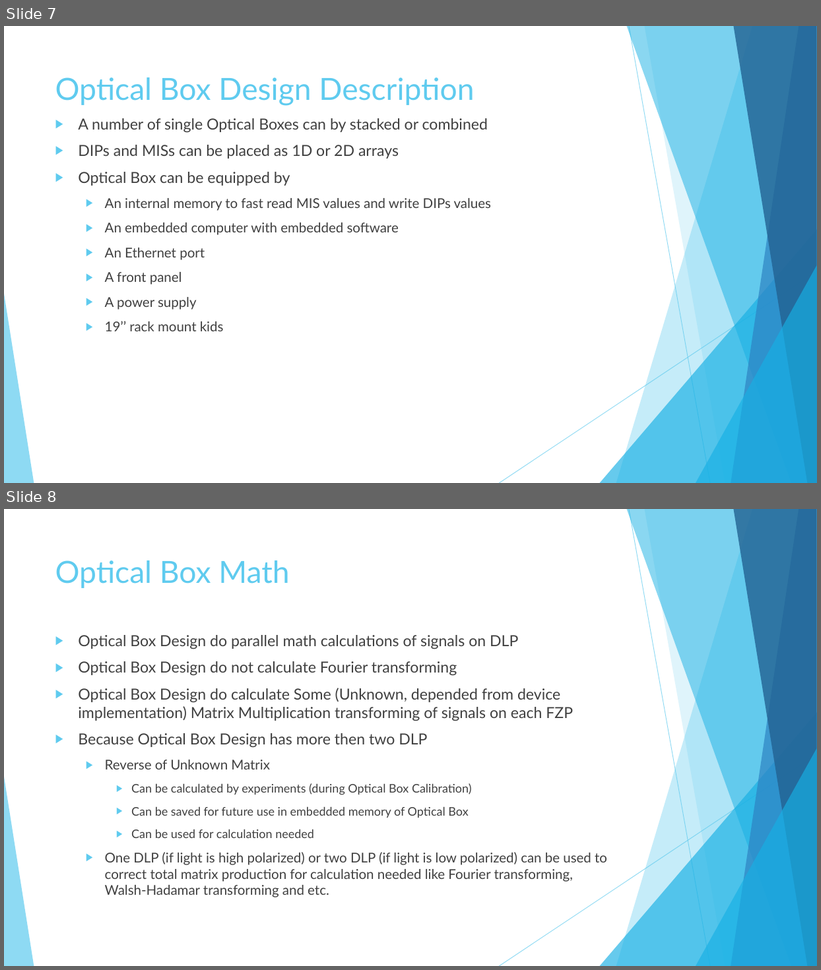
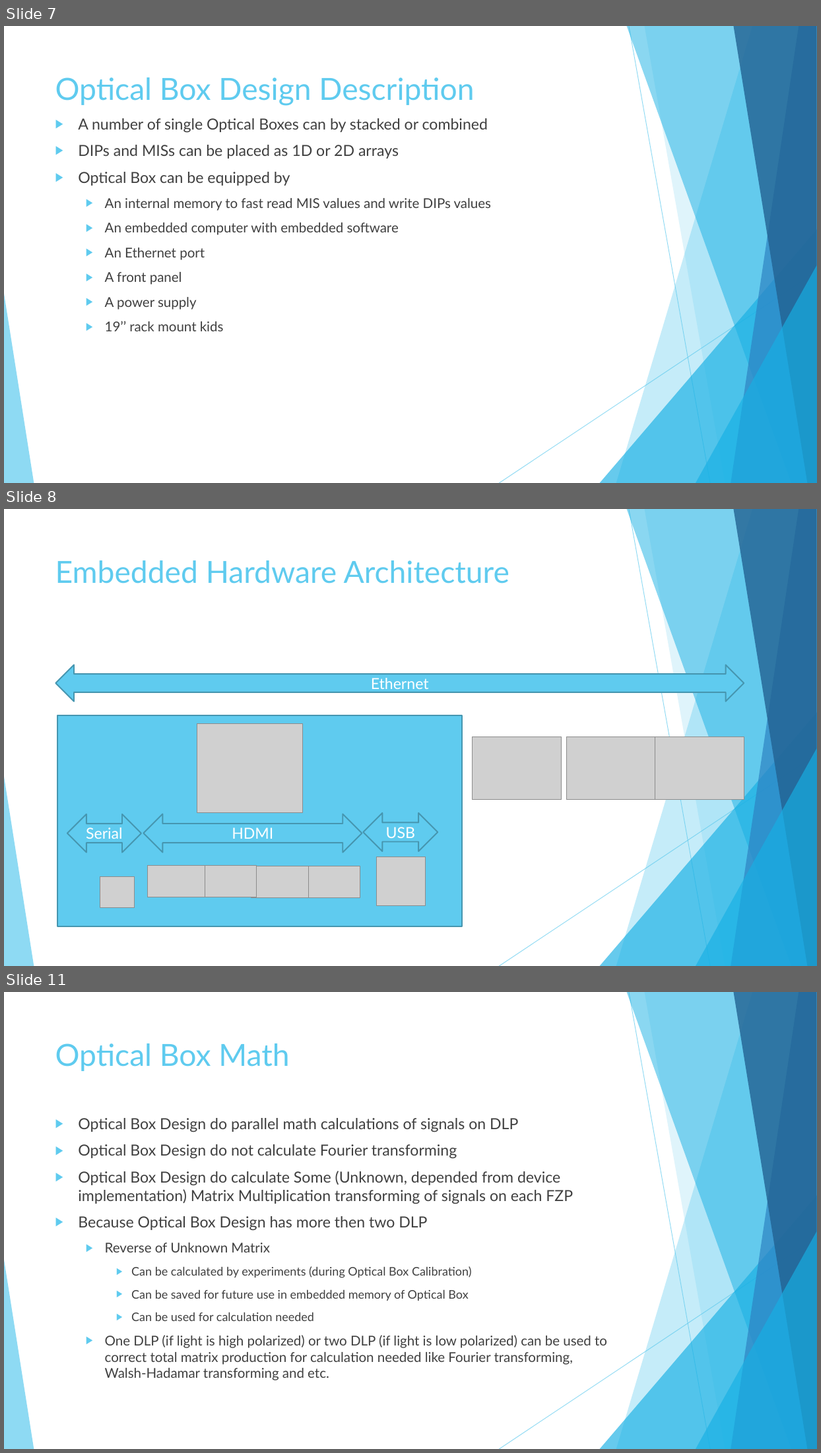
Before and after one commit to dprotopopov/lensProject, a slide deck: Presentations/Optical Box Math.pptx. Shown one above the other, each under a label of ours: slides 7 and 8 before the commit, slides 7, 8 and 11 after it; the slides between them are not shown. The pictures are 821x970 and 821x1453 pixels, drawn with LibreOffice and Linux fonts; fonts in the diff are those of the drawing; grey boxes stand for pictures. Boxes give left, top, right and bottom in pixels: in the first picture for what was removed or moved away, otherwise in the second. Text is boxed around its words. In the diff, an @@ line names an element or a change of style, - is before the commit and + after.

```diff
--- a/Presentations/Optical Box Math.pptx
+++ b/Presentations/Optical Box Math.pptx
@@ slide 8 added at (x1=4, y1=509, x2=817, y2=966), background #FFFFFF; not listed: 10 template elements that a slide beside it also shows @@
@@ title added at (x1=55, y1=560, x2=510, y2=584), 36 pt, text #5FCBEF @@
+Embedded Hardware Architecture
@@ left right arrow added at (x1=56, y1=665, x2=745, y2=702), fill #5FCBEF, outline #4696B1 1.5 pt, 18 pt, text #FFFFFF @@
+Ethernet
@@ rectangle added at (x1=57, y1=716, x2=462, y2=926), fill #5FCBEF, outline #4696B1 1.5 pt @@
@@ picture added at (x1=197, y1=724, x2=303, y2=813) @@
@@ picture added at (x1=473, y1=737, x2=562, y2=800) @@
@@ picture added at (x1=566, y1=737, x2=655, y2=800) @@
@@ picture added at (x1=655, y1=737, x2=745, y2=800) @@
@@ left right arrow added at (x1=67, y1=815, x2=141, y2=853), fill #5FCBEF, outline #4696B1 1.5 pt, 18 pt, text #FFFFFF @@
+Serial
@@ left right arrow added at (x1=144, y1=815, x2=362, y2=853), fill #5FCBEF, outline #4696B1 1.5 pt, 18 pt, text #FFFFFF @@
+HDMI
@@ left right arrow added at (x1=363, y1=813, x2=438, y2=852), fill #5FCBEF, outline #4696B1 1.5 pt, 18 pt, text #FFFFFF @@
+USB
@@ picture added at (x1=377, y1=857, x2=425, y2=906) @@
@@ picture added at (x1=100, y1=877, x2=135, y2=908) @@
@@ picture added at (x1=148, y1=866, x2=205, y2=898) @@
@@ picture added at (x1=199, y1=866, x2=257, y2=898) @@
@@ picture added at (x1=251, y1=867, x2=308, y2=898) @@
@@ picture added at (x1=302, y1=867, x2=360, y2=898) @@
@@ what was slide 8 is now slide 11 @@
```
Also in this commit, not shown: 2 other slides added, 2 other files.
